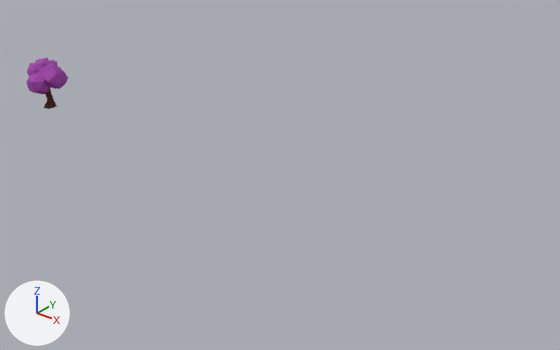
The FBX model Assets/Resourse/Models/M_PollutionTree1.FBX as it was, and as the next commit left it.
Camera for both pictures: a camera (50 mm lens) standing at (4.47, -4.51, 2.45) and looking at (1.44, -0.72, 0.09). Lighting does not change. The marker at lower left points along +X, +Y and +Z. Where no turn or scale is listed for an object, it has been applied to the vertices.

Names of what the first picture shows: 'Cylinder009', 'GeoSphere030', 'GeoSphere031', 'GeoSphere033', 'GeoSphere035', 'GeoSphere036'.
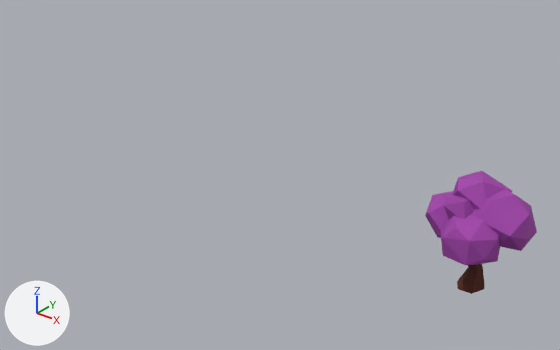
The edits, one by one:
me_mesh_007 is used by ob_geosphere036; parent ob_cylinder009; location (-21.53, -149.3, 359.5); rotation (-1.08, -0.443, 2.649), in degrees (-62, -25, 152); scale (2.32, 2.2, 2.06).
me_mesh_007 had 18 vertices, 32 faces and spanned x -88.0..67.0, y -80.0..71.0, z -89.0..60.0.
me_mesh_007 now has 108 vertices, 188 faces and spans x -92.0..128.0, y -138.0..79.0, z -200.0..60.0.
me_mesh_007 part 1: a new loose piece of 18 vertices spanning x -92.0..84.0, y -138.0..-19.0, z -167.0..20.0, in mat_05___default (pink #a142aa).
me_mesh_007 part 2: a new loose piece of 18 vertices spanning x 6.0..128.0, y -66.0..79.0, z -135.0..31.0, in mat_05___default (pink #a142aa).
Part 3, on me_mesh_007:
36 vertices are added at x -15.0..104.0, y -128.0..16.0, z -132.0..59.0.
60 new faces join them.
Object 'GeoSphere034' (ob_geosphere034) is deleted.
Object 'GeoSphere030' (ob_geosphere030) is deleted.
Object 'GeoSphere033' (ob_geosphere033) is deleted.
Object 'Cylinder009' (ob_cylinder009) moves from (-1.143, -0.743, -0.015) to (3.034, -1.006, -0.011).
Object 'Cylinder009' (ob_cylinder009) is rescaled from (0.000612, 0.000612, 0.000767) to (0.000932, 0.000932, 0.00117).
Object 'GeoSphere031' (ob_geosphere031) is deleted.
Object 'GeoSphere035' (ob_geosphere035) is deleted.

Changed parts and their boxes [x1, y1, x2, y2] in the pictures (560 x 350 px):
'GeoSphere036', reshaped, moved, rescaled (335% wider, 313% taller)
    before: [26, 72, 51, 94]
    after: [425, 171, 537, 265]
'Cylinder009', moved, rescaled
    before: [44, 89, 57, 109]
    after: [457, 264, 485, 294]
'GeoSphere031', deleted
    before: [40, 63, 68, 89]
'GeoSphere033', deleted
    before: [34, 58, 51, 72]
'GeoSphere035', deleted
    before: [28, 67, 38, 75]
'GeoSphere030', deleted
    before: [27, 63, 35, 76]
'GeoSphere034', deleted
    before: [50, 60, 57, 66]
part 1 of me_mesh_007, added (pink)
    after: [473, 189, 537, 251]
part 2 of me_mesh_007, added (pink)
    after: [425, 191, 453, 238]
part 3 of me_mesh_007, added
    after: [443, 171, 512, 219]
